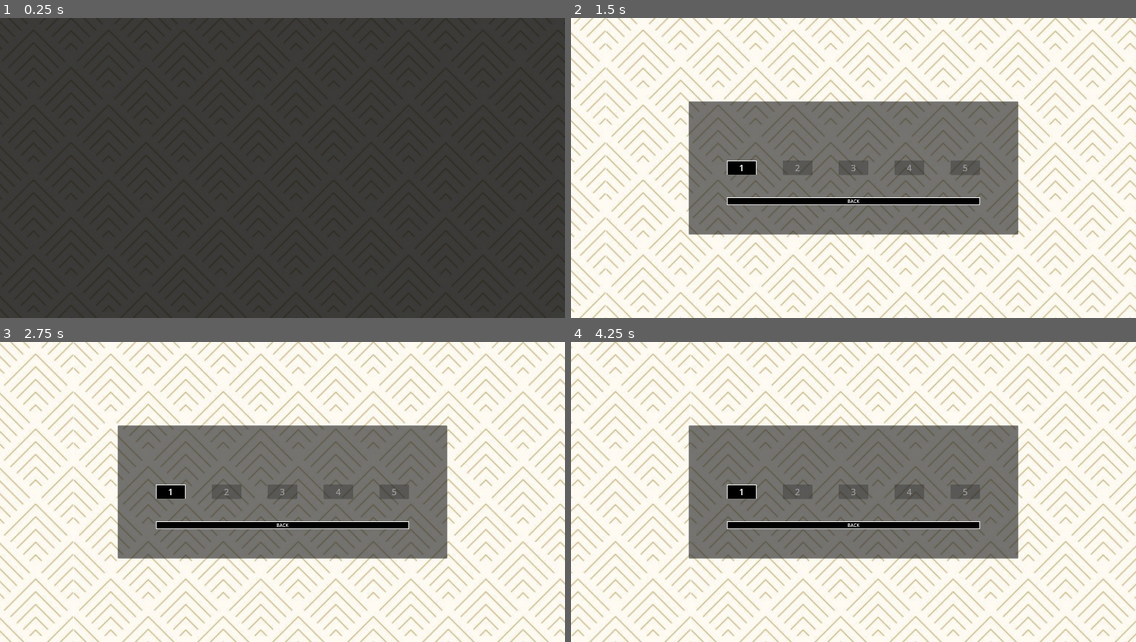
Above: before the commit, frames 1-4 (two rows, left to right).
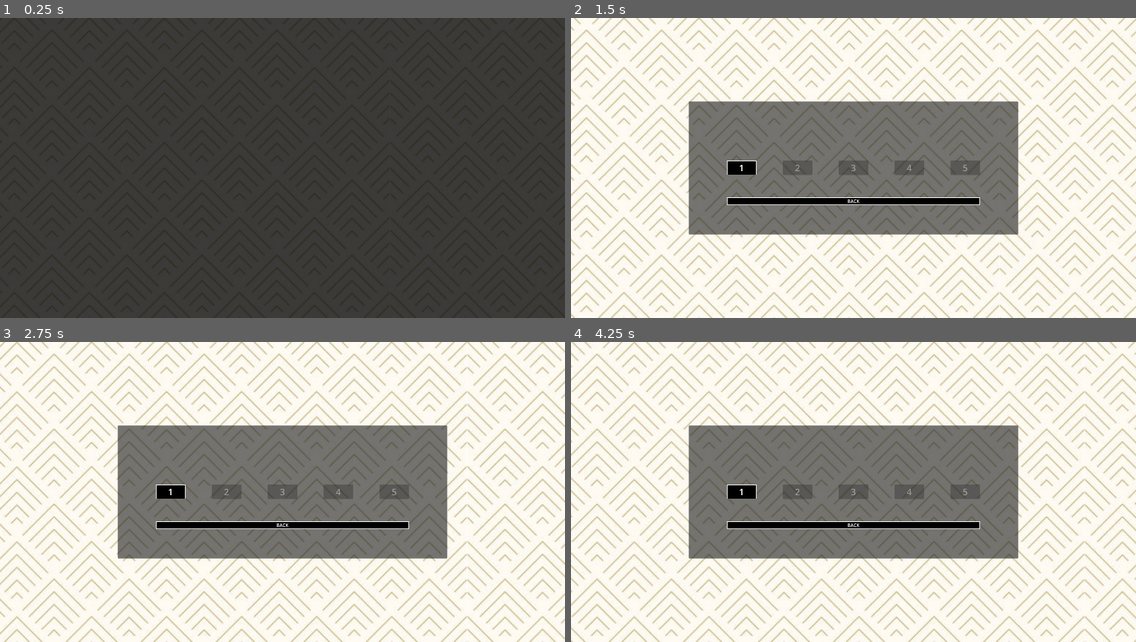
Above: after the commit, the same moments.

Repository: summer-game-jam/DAGDC_GameJam
Game: Godot game, scene res://Main/main.tscn
Same seed, same stepped clock (60 frames per second), same inputs: the game is played once before the commit and once after it. Sound files missing from this copy of the repository are replaced by a short silence.
Inputs (mouse positions are in pixels of both pictures, inside the frame that each line leads up to):
- Up to frame 1 (0.25 s): no input
- Up to frame 2 (1.5 s): move the mouse to (977, 153) at 0.52 s; hold D (right) 0.53-1.25 s; tap E (e) at 0.6 s; click (977, 153) at 0.67 s; tap Space (jump) at 0.77 s; click "Start" at 1.25 s
- Up to frame 3 (2.75 s): move the mouse to (169, 507) at 2.02 s; hold D (right) from 2.03 s (still down); tap E (e) at 2.1 s; tap Space (jump) at 2.27 s
- Up to frame 4 (4.25 s): move the mouse to (910, 426) at 2.77 s; release D (right) at 2.78 s; hold A (left) 2.78-3.53 s; click (910, 426) at 2.85 s; tap E (e) at 3.05, 3.8 s; move the mouse to (825, 552) at 3.52 s; hold D (right) from 3.53 s (still down); right-click (825, 552) at 3.6 s; click (825, 552) at 3.67 s; tap Space (jump) at 3.77 s

The runs differ from the first frame. In frame 1, less than 0.1% of the frame differs, in the area x 39-53%, y 0-1%; in frame 2, 26%; in frame 3, 26%; in frame 4, 26%, in the area x 0-100%, y 0-100%.

Commit message:
Reset Menu (Quit Button)

Diff:
--- a/Main/main.tscn
+++ b/Main/main.tscn
@@ -16,7 +16,7 @@
 
 [node name="ParallaxLayer" type="ParallaxLayer" parent="ParallaxBackground"]
 motion_scale = Vector2(2.5, 2.5)
-motion_offset = Vector2(3.90911e+06, 0)
+motion_offset = Vector2(3.94411e+06, 0)
 motion_mirroring = Vector2(4590, 0)
 script = ExtResource("5_liyct")
 
--- a/Main/menu_ui/controller/ui_controller.tscn
+++ b/Main/menu_ui/controller/ui_controller.tscn
@@ -30,4 +30,5 @@
 [connection signal="main_menu_request" from="LevelSelect" to="." method="_on_level_select_main_menu_request"]
 [connection signal="main_menu_request" from="LevelMenu" to="." method="_on_level_menu_main_menu_request"]
 [connection signal="next_level_request" from="LevelMenu" to="." method="_on_level_menu_next_level_request"]
+[connection signal="quit_request" from="EscapeMenu" to="." method="_on_escape_menu_quit_request"]
 [connection signal="reset_request" from="EscapeMenu" to="." method="_on_escape_menu_reset_request"]
--- a/Main/ui_controller.gd
+++ b/Main/ui_controller.gd
@@ -60,6 +60,11 @@
 	emit_signal("reset_request")
 	$EscapeMenu.visible = false
 
+func _on_escape_menu_quit_request() -> void:
+	$EscapeMenu.visible = false
+	emit_signal("deload_level_request")
+	title.show()
+
 func _process(delta: float) -> void:
 	if(Input.is_action_just_pressed("escape") and in_level):
 		$EscapeMenu.visible = !$EscapeMenu.visible
--- a/escapemenu.gd
+++ b/escapemenu.gd
@@ -1,9 +1,10 @@
 extends Control
 
 signal reset_request
+signal quit_request
 
 func _on_reset_button_pressed() -> void:
 	emit_signal("reset_request")
 
 func _on_quit_button_pressed() -> void:
-	pass # Replace with function body.
+	emit_signal("quit_request")
